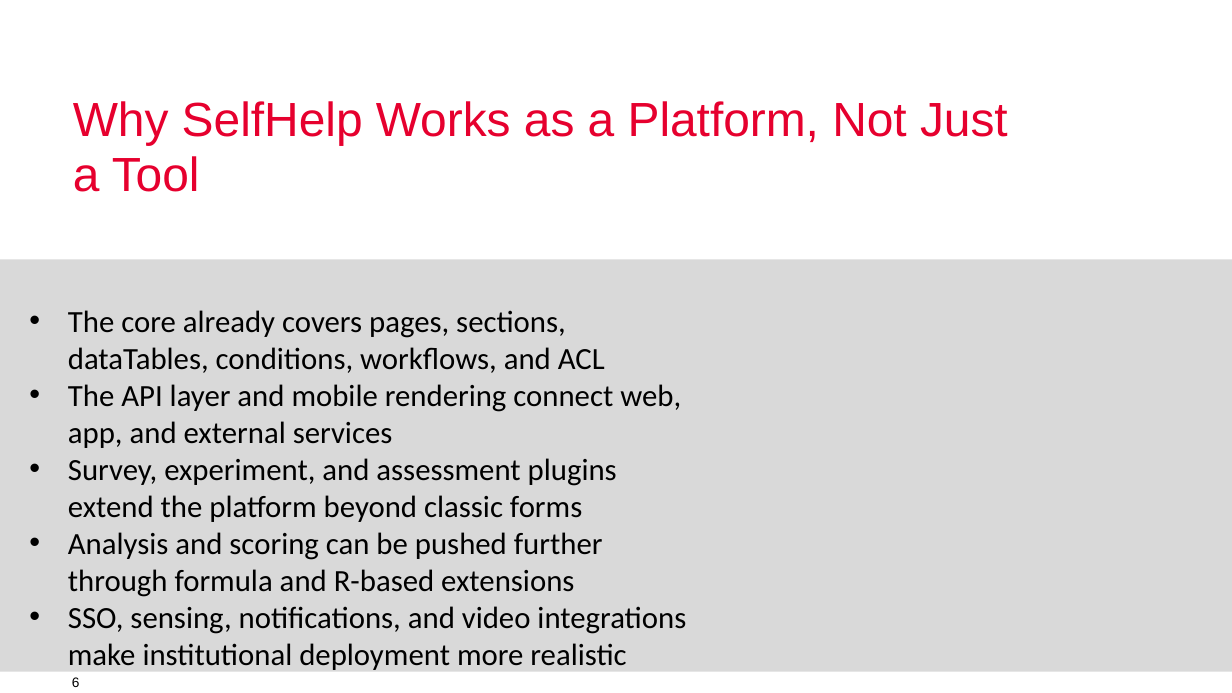
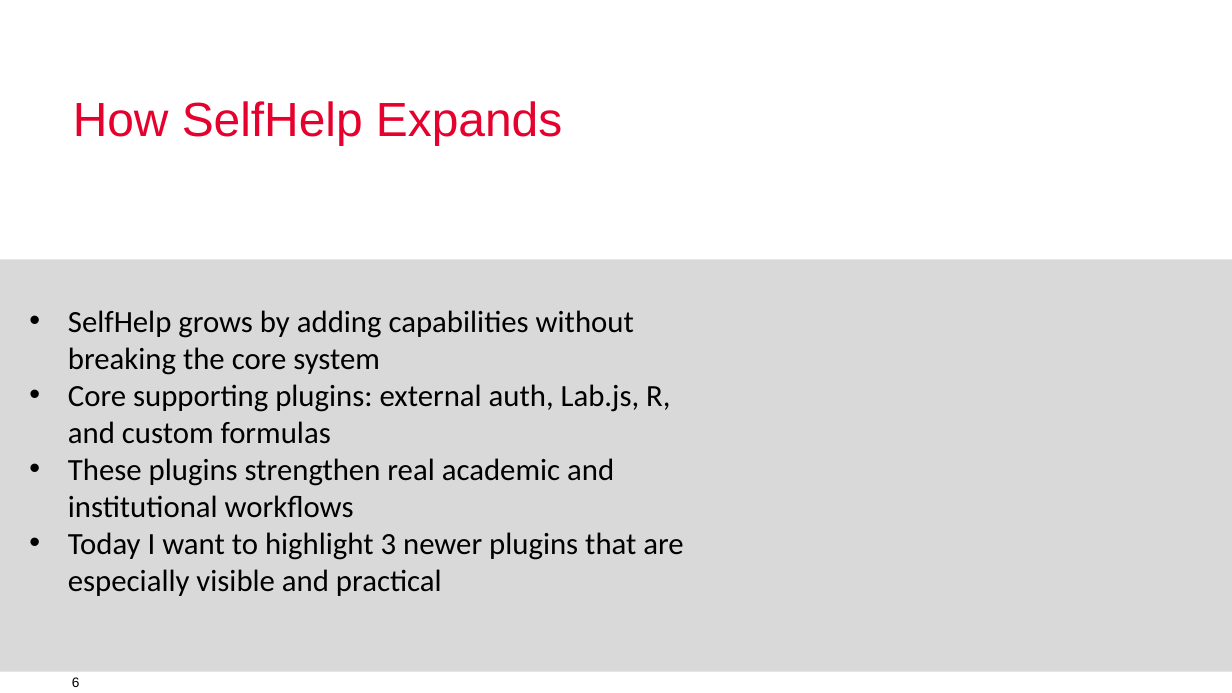
Before and after one commit to humdek-unibe-ch/sh-docs-presentations, a slide deck: slide 6 of SelfHelp-2026.pptx. Drawn at 1232x693 pixels with LibreOffice and Linux fonts; fonts in the diff are those of the drawing; background and template pictures are left out. Boxes give left, top, right and bottom in pixels: in the first picture for what was removed or moved away, otherwise in the second. Text is boxed around its words. In the diff, an @@ line names an element or a change of style, - is before the commit and + after.

```diff
--- a/SelfHelp-2026.pptx
+++ b/SelfHelp-2026.pptx
@@ title at <box>73,101,562,145</box>: text changed @@
-Why SelfHelp Works as a Platform, Not Just a Tool
+How SelfHelp Expands
@@ text at <box>68,310,683,596</box>: text changed @@
-• The core already covers pages, sections, dataTables, conditions, workflows, and ACL
-• The API layer and mobile rendering connect web, app, and external services
-• Survey, experiment, and assessment plugins extend the platform beyond classic forms
-• Analysis and scoring can be pushed further through formula and R-based extensions
-• SSO, sensing, notifications, and video integrations make institutional deployment more realistic
+• SelfHelp grows by adding capabilities without breaking the core system
+• Core supporting plugins: external auth, Lab.js, R, and custom formulas
+• These plugins strengthen real academic and institutional workflows
+• Today I want to highlight 3 newer plugins that are especially visible and practical
```
Also in this commit, not shown: 10 other slides changed, 2 slides removed, 2 other files.
